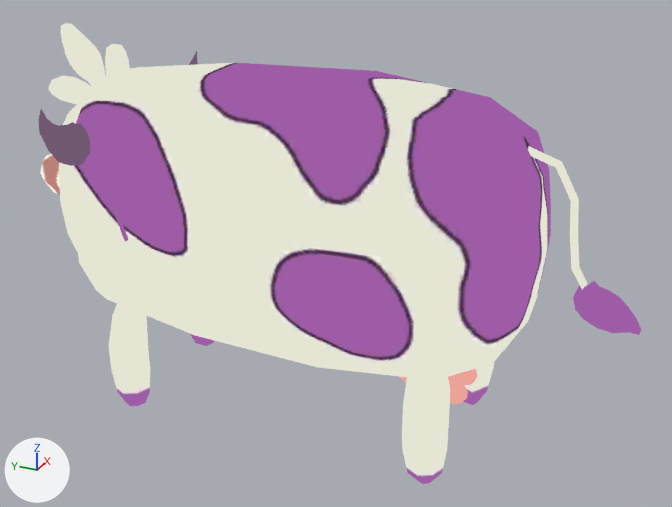
The glTF model godot/assets/models/battle/summons/CowPurple.glb as it was, and as the next commit left it.
Both versions are drawn from a camera (50 mm lens) standing at (-0.24, -0.121, 0.179) and looking at (0.002, -0.011, 0.058). Lighting does not change. The marker at lower left points along +X, +Y and +Z. The first picture is the older version. Both versions are drawn at frame 33 of the action 'Cow_Idle'; the numbers are the values there. Vertices at exactly the same position are counted once.

The first picture shows 'Cow'.
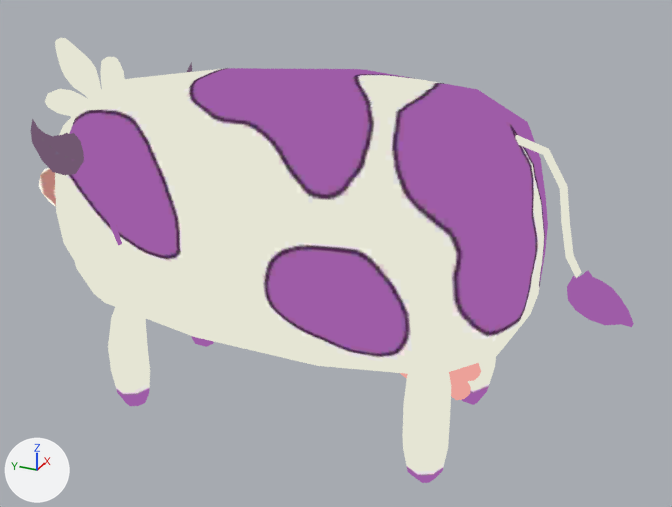
Where the change shows, as pixel boxes (x1, y1, x2, y2) in the pictures (672 x 507 px; the box of a moved part takes in the faces that stretch with it):
'Cow', reshaped, moved, rescaled, turned: before (39, 23, 641, 484); after (31, 38, 634, 483)
part 1 of me_cow, moved or reshaped: before (573, 281, 641, 335); after (567, 271, 634, 327)
part 2 of me_cow, moved or reshaped (mostly hidden): before (398, 369, 474, 385); after (400, 363, 478, 383)
part 3 of me_cow, moved or reshaped: before (462, 369, 478, 385); after (465, 363, 481, 381)
part 4 of me_cow, moved or reshaped: before (450, 376, 468, 405); after (451, 371, 471, 400)
part 5 of me_cow, moved or reshaped: before (48, 23, 130, 105); after (45, 38, 125, 117)
part 6 of me_cow, moved or reshaped: before (39, 109, 90, 166); after (31, 119, 84, 176)
part 7 of me_cow, moved or reshaped (mostly hidden): before (189, 51, 198, 65); after (187, 62, 192, 72)
part 8 of me_cow, moved or reshaped: before (41, 154, 60, 195); after (39, 168, 56, 206)
part 9 of me_cow, moved or reshaped: before (528, 146, 587, 289); after (515, 135, 582, 278)
part 10 of me_cow, moved or reshaped: before (109, 303, 150, 406); after (108, 306, 150, 406)
part 11 of me_cow, moved or reshaped (mostly hidden): before (191, 334, 214, 346); after (191, 336, 214, 347)
part 12 of me_cow, moved or reshaped: before (402, 369, 450, 484); after (402, 364, 451, 483)
part 13 of me_cow, moved or reshaped: before (463, 363, 494, 405); after (462, 357, 496, 405)
part 14 of me_cow, moved or reshaped: before (86, 129, 128, 241); after (80, 137, 122, 245)
part 15 of me_cow, moved or reshaped: before (59, 63, 551, 377); after (55, 68, 548, 374)

What changed in the scene script:
```text
Change me_cow:
    used by ob_cow; parent = ob_cowpurple; location = (-0.00557, 0.0, 0.0); rotation_euler = (1.571, 0.0, 0.0), in degrees (90, 0, 0)
    remove me_cow.from_pydata(...)  # 837 vertices, 1550 faces; spans x -0.97..1.01, y -0.01..2.45, z -1.82..2.1
    add me_cow.from_pydata(...)  # 837 vertices, 1550 faces; spans x -0.95..1.02, y -2.05..1.88, z -0.02..2.34
    me_cow part 1: the loose piece of 42 vertices spanning x -0.07..0.07, y 1.02..1.29, z 1.72..2.1 is multiplied about its middle by the matrix ((0.988, 0.144, 0.005), (0.01, -0.028, -0.998), (-0.143, 0.987, -0.029)), then moved by (-0.06, -3.02, -0.68)
    me_cow part 2: the loose piece of 11 vertices spanning x -0.29..0.3, y 0.42..0.7, z 0.62..1.24 is turned 88.2 degrees about the x axis through its middle and scaled by 1.01, then moved by (-0.01, -1.5, -0.34)
    me_cow part 3: the loose piece of 16 vertices spanning x 0.02..0.14, y 0.41..0.63, z 1.0..1.18 is turned 87.8 degrees about the x axis through its middle, then moved by (-0.01, -1.63, -0.53)
    me_cow part 4: the loose piece of 16 vertices spanning x -0.22..-0.08, y 0.42..0.64, z 1.0..1.18 is turned 87.7 degrees about the x axis through its middle, then moved by (-0.01, -1.63, -0.53)
    me_cow part 5: the loose piece of 76 vertices spanning x -0.27..0.29, y 1.92..2.45, z -1.66..-1.34 is turned 86.7 degrees about the x axis through its middle, then moved by (0.04, -0.6, 3.58)
    me_cow part 6: the loose piece of 49 vertices spanning x -0.81..-0.39, y 1.67..2.14, z -1.35..-1.04 is turned 86.9 degrees about the x axis through its middle, then moved by (0.02, -0.62, 3.02)
    me_cow part 7: the loose piece of 49 vertices spanning x 0.41..0.84, y 1.67..2.14, z -1.35..-1.04 is turned 86.8 degrees about the x axis through its middle, then moved by (0.03, -0.64, 3.01)
    me_cow part 8: the loose piece of 40 vertices spanning x -0.24..0.25, y 1.26..1.57, z -1.82..-1.61 is turned 88 degrees about the x axis through its middle, then moved by (0.03, 0.36, 3.02)
    me_cow part 9: the loose piece of 31 vertices spanning x -0.02..0.03, y 1.24..2.04, z 1.33..1.78 is multiplied about its middle by the matrix ((0.999, 0.03, -0.023), (-0.025, 0.058, -0.998), (-0.028, 0.998, 0.059)), then moved by (-0.03, -3.14, 0.15)
    me_cow part 10: the loose piece of 44 vertices spanning x -0.58..-0.29, y -0.01..0.78, z -1.19..-0.9 is multiplied about its middle by the matrix ((0.966, 0.013, 0.001), (0.001, 0.025, -0.966), (-0.013, 0.966, 0.025)), then moved by (0.0, 0.67, 1.42)
    me_cow part 11: the loose piece of 44 vertices spanning x 0.31..0.6, y -0.01..0.78, z -1.19..-0.9 is multiplied about its middle by the matrix ((0.964, 0.015, -0.006), (-0.007, 0.019, -0.964), (-0.015, 0.964, 0.019)), then moved by (0.0, 0.67, 1.41)
    me_cow part 12: the loose piece of 44 vertices spanning x -0.63..-0.34, y 0.01..0.87, z 0.9..1.18 is turned 90.1 degrees about the x axis through its middle and scaled by 1.03, then moved by (-0.01, -1.48, -0.58)
    me_cow part 13: the loose piece of 44 vertices spanning x 0.35..0.65, y 0.01..0.86, z 0.9..1.18 is turned 90.5 degrees about the x axis through its middle and scaled by 1.03, then moved by (0.0, -1.48, -0.58)
    me_cow part 14: the loose piece of 48 vertices spanning x -0.97..-0.54, y 1.45..1.98, z -1.11..-0.59 is turned 87 degrees about the x axis through its middle, then moved by (0.02, -0.79, 2.51)
    me_cow part 15: 251 of 837 vertices moved; they spanned x -0.75..1.01, y 0.54..2.31, z -1.73..1.54 and now span x -0.75..1.02, y -1.51..1.79, z 0.53..2.31; mean shift (0.01, -1.03, 1.76); largest move (0.01, 2.07, 1.36) -> (0.0, -1.28, 2.13)
    other edits to the shape of me_cow do not show in these pictures
Change ob_cow:
    remove ob_cow.parent = ob_cowpurple
    ob_cow.rotation_euler: (1.571, 0.0, 0.0) -> (0.0, 0.0, 0.0)  # degrees (90, 0, 0) -> degrees (0, 0, 0)
    ob_cow.location: (-0.00557, 0.0, 0.0) -> (0.0, 0.0, 0.0)
    ob_cow.scale: (1.0, 1.0, 1.0) -> (0.05, 0.05, 0.05)
```
